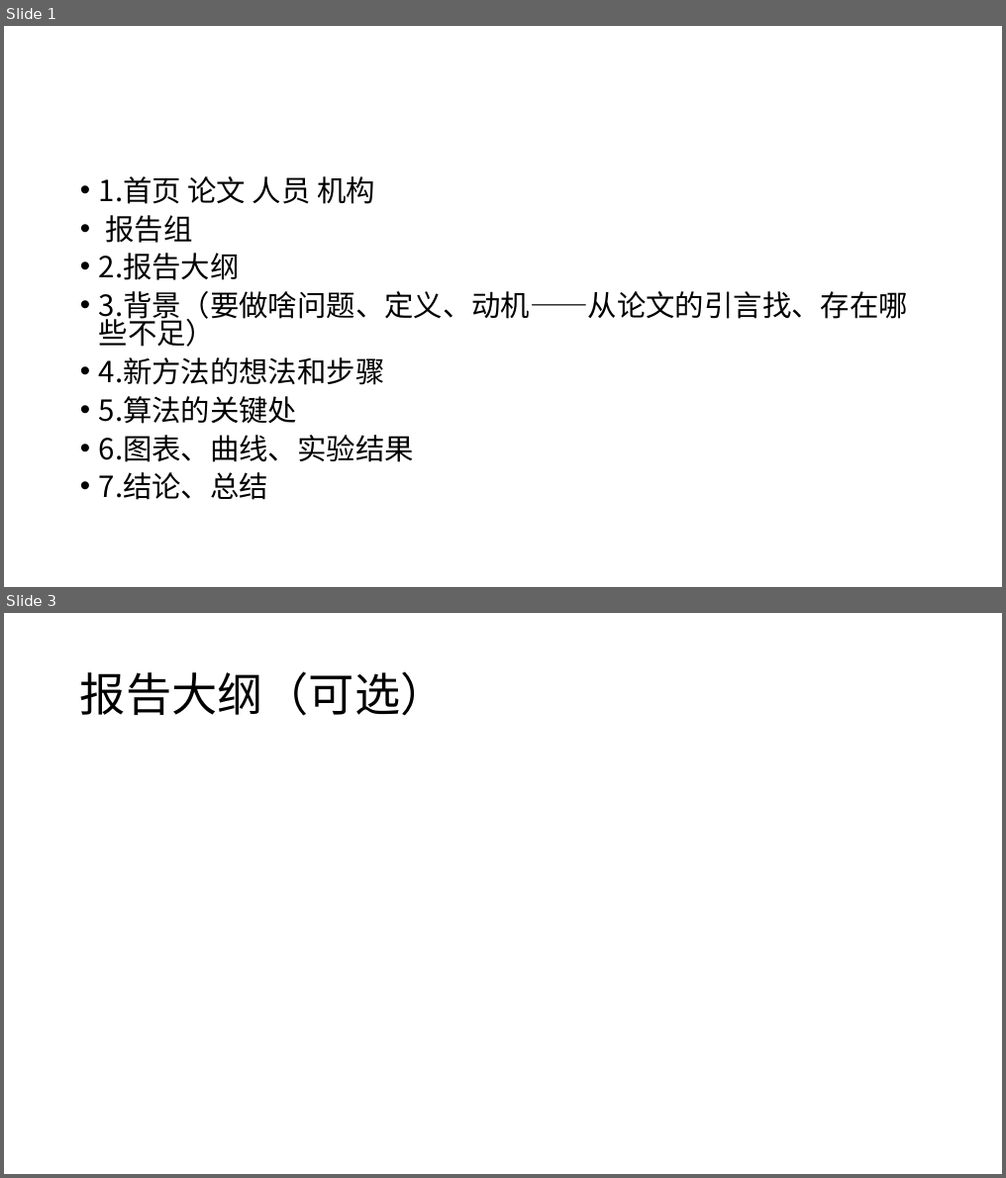
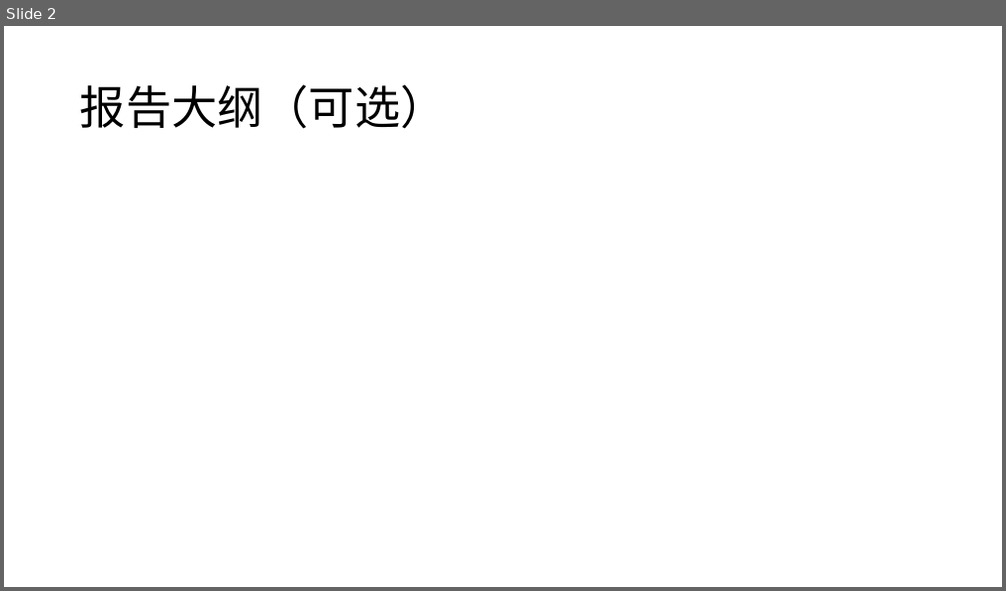
Before and after one commit to wlllssd/Efficiently-Searching-In-Memory-Sorted-Arrays-master, a slide deck: database_pre.pptx. Shown one above the other, each under a label of ours: slides 1 and 3 before the commit, slide 2 after it; the slides between them are not shown. The pictures are 1006x1178 and 1006x591 pixels, drawn with LibreOffice and Linux fonts; fonts in the diff are those of the drawing. Boxes give left, top, right and bottom in pixels: in the first picture for what was removed or moved away, otherwise in the second. Text is boxed around its words. In the diff, an @@ line names an element or a change of style, - is before the commit and + after.

```diff
--- a/database_pre.pptx
+++ b/database_pre.pptx
@@ slide 1 removed at (4,26,1002,587), background #FFFFFF @@
@@ text removed at (99,176,908,500) @@
-• 1.首页 论文 人员 机构
-• 报告组
-• 2.报告大纲
-• 3.背景（要做啥问题、定义、动机——从论文的引言找、存在哪些不足）
-• 4.新方法的想法和步骤
-• 5.算法的关键处
-• 6.图表、曲线、实验结果
-• 7.结论、总结
@@ what was slide 3 is now slide 2 @@
```
Also in this commit, not shown: 1 slide changed, 21 slides added, 15 other files.
